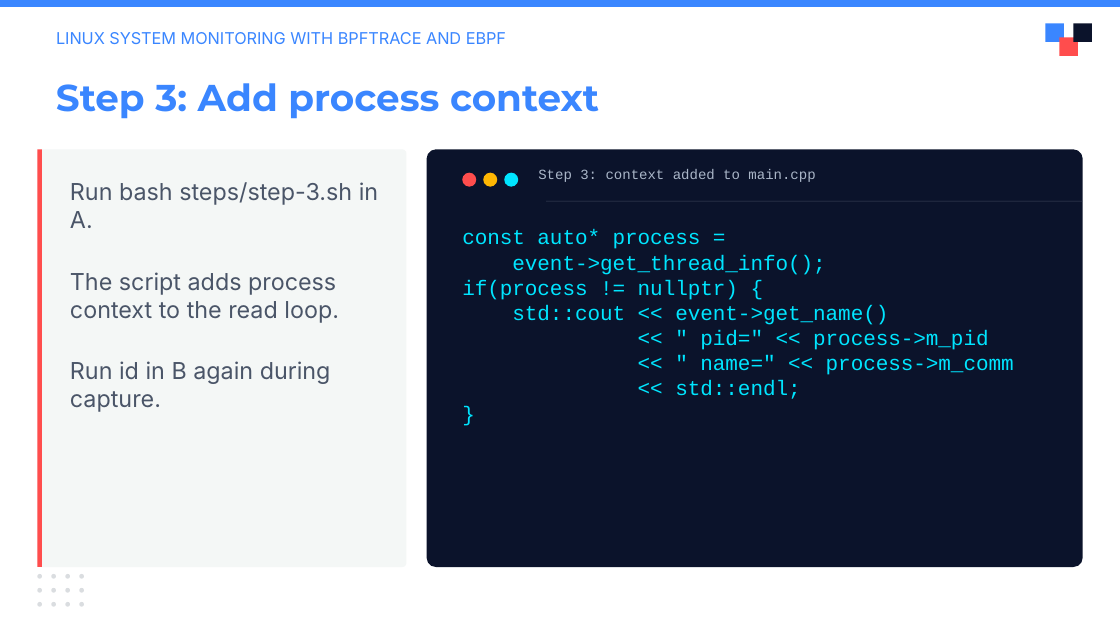
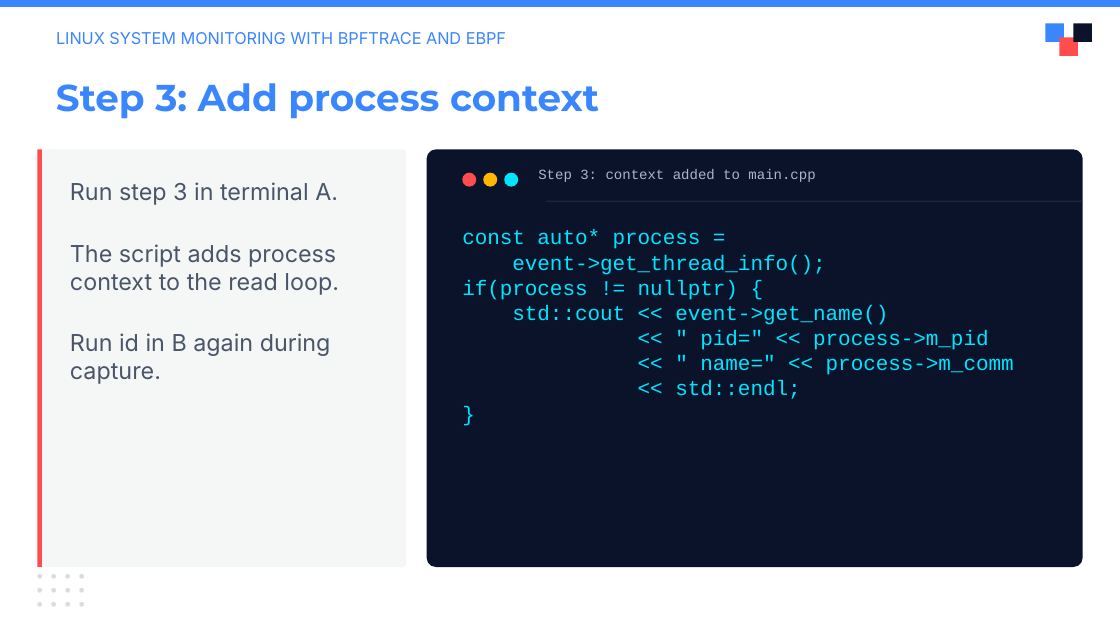
Before and after one commit to julianshalaby-perj/falco-libs-workshop, a slide deck: slide 12 of presentation/falco-libs-intro.pptx (slide 11 before the commit). Drawn at 1120x630 pixels with LibreOffice and Linux fonts; fonts in the diff are those of the drawing; background and template pictures are left out. Boxes give left, top, right and bottom in pixels: in the first picture for what was removed or moved away, otherwise in the second. Text is boxed around its words. In the diff, an @@ line names an element or a change of style, - is before the commit and + after.

Commit message:
Show separate Mac and Windows step commands in slides

```diff
--- a/presentation/falco-libs-intro.pptx
+++ b/presentation/falco-libs-intro.pptx
@@ text at [70, 182, 338, 205]: text changed @@
-Run bash steps/step-3.sh in A.
+Run step 3 in terminal A.
```
Also in this commit, not shown: 6 other slides changed, 1 slide added.
